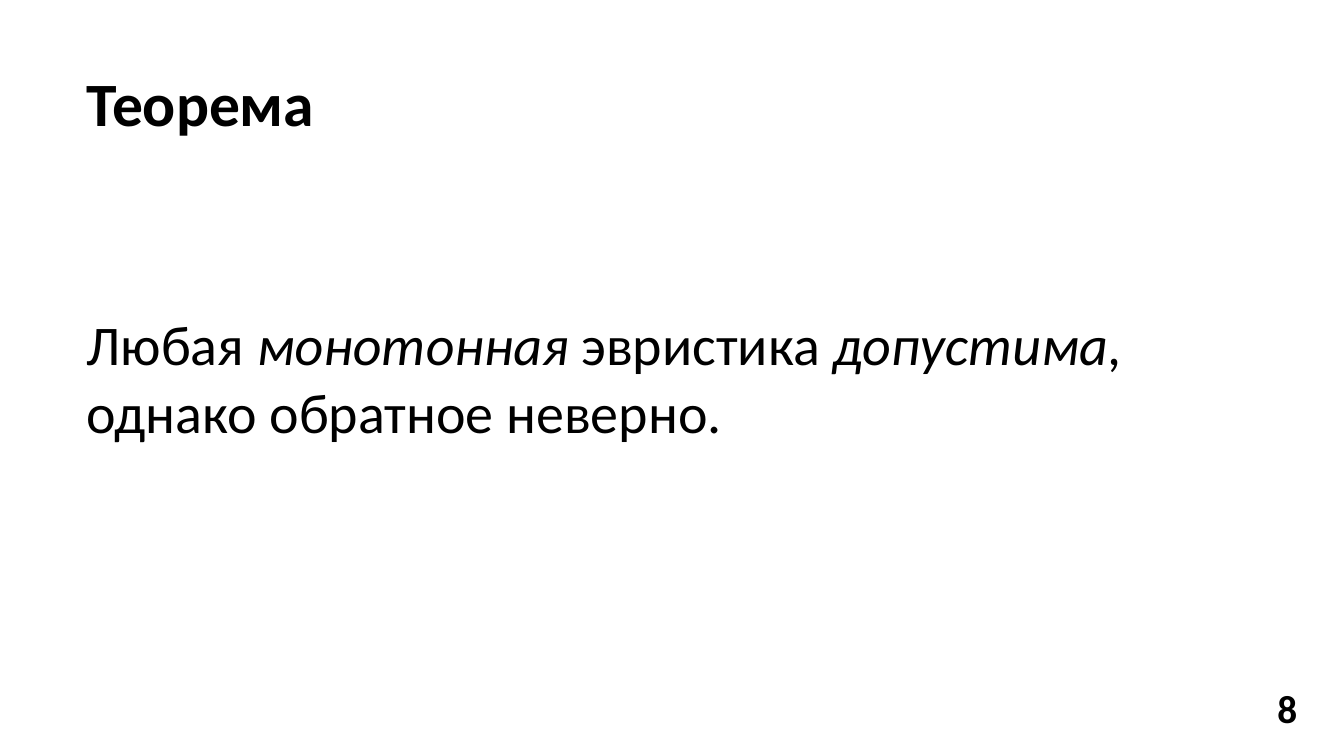
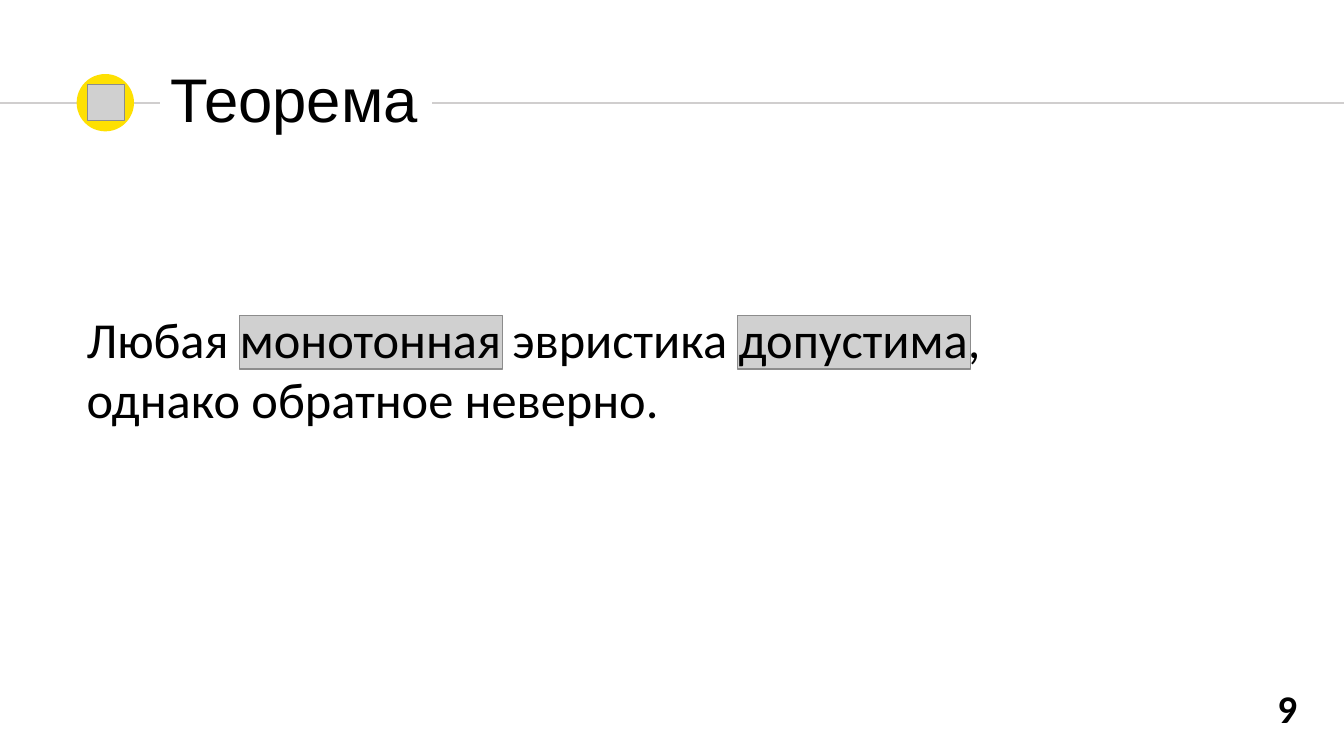
Before and after one commit to donsko1/Algorythm-A-star, a slide deck: slide 9 of Алгоритм А.pptx (slide 8 before the commit). Drawn at 1344x756 pixels with LibreOffice and Linux fonts; fonts in the diff are those of the drawing; grey boxes stand for pictures. Boxes give left, top, right and bottom in pixels: in the first picture for what was removed or moved away, otherwise in the second. Text is boxed around its words. In the diff, an @@ line names an element or a change of style, - is before the commit and + after.

```diff
--- a/Алгоритм А.pptx
+++ b/Алгоритм А.pptx
@@ text "Теорема": place and size @@
-text "Теорема" at <box>87,86,314,136</box>
+text "Теорема" at <box>170,79,418,134</box>
@@ text "Теорема" at <box>170,79,418,134</box>: font Calibri to Arial, bold off @@
@@ ellipse added at <box>77,74,134,131</box>, fill #FEE002 @@
@@ picture added at <box>88,85,124,121</box> @@
@@ line added from (0, 103) to (160, 103), #D0CECE 1.5 pt @@
@@ line added from (433, 103) to (1344, 103), #D0CECE 1.5 pt @@
@@ text "Любая монотонная эвристика допустима, однако ..." at <box>87,316,981,427</box>: size 40 to 36 pt; italic off in "монотонная допустима," @@
@@ picture added at <box>240,316,503,369</box> @@
@@ picture added at <box>737,316,971,369</box> @@
@@ text at <box>1277,697,1297,723</box>: text changed @@
-8
+9
```
Also in this commit, not shown: 10 other slides changed, 12 slides added, 3 slides removed, 11 other files.
